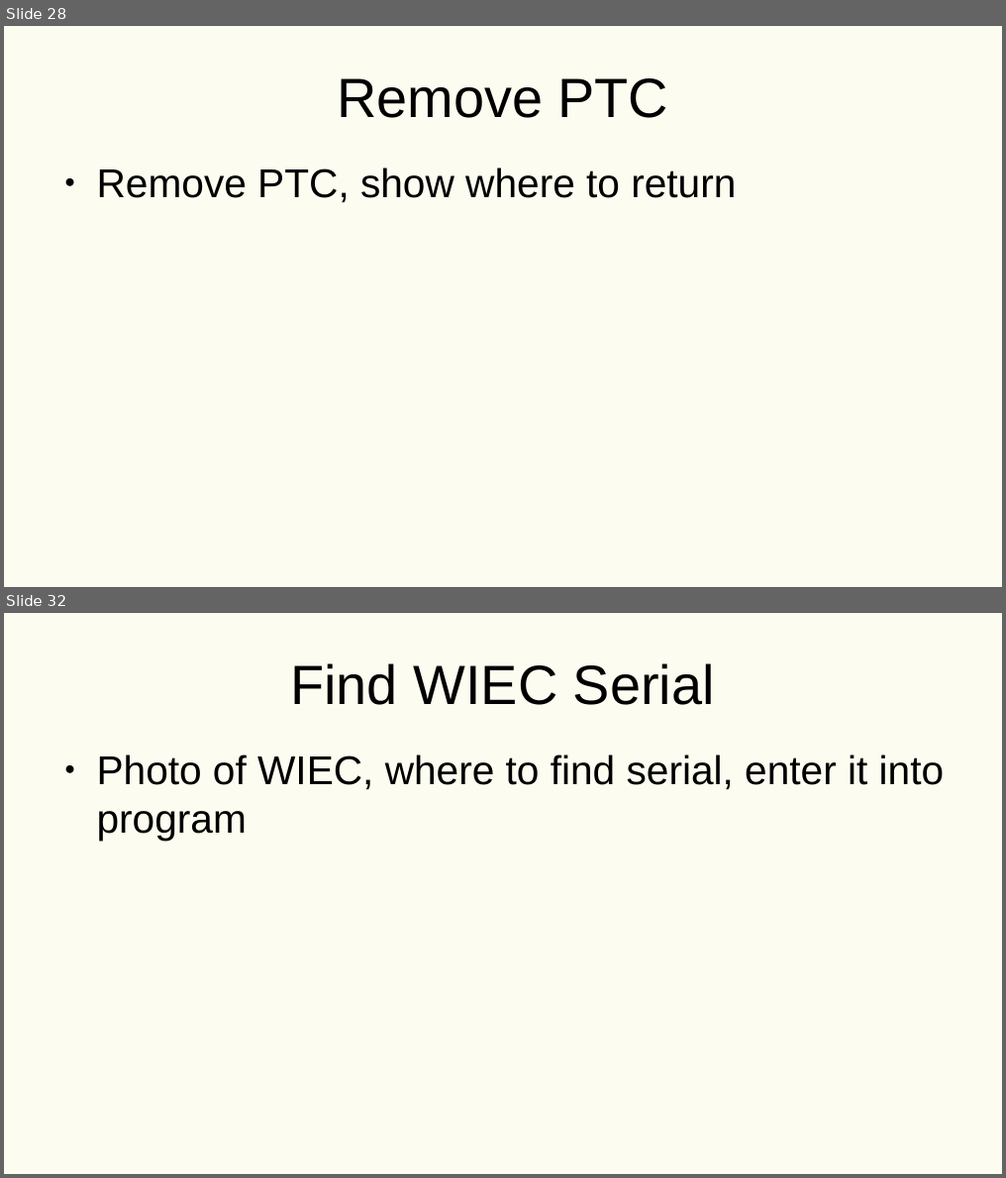
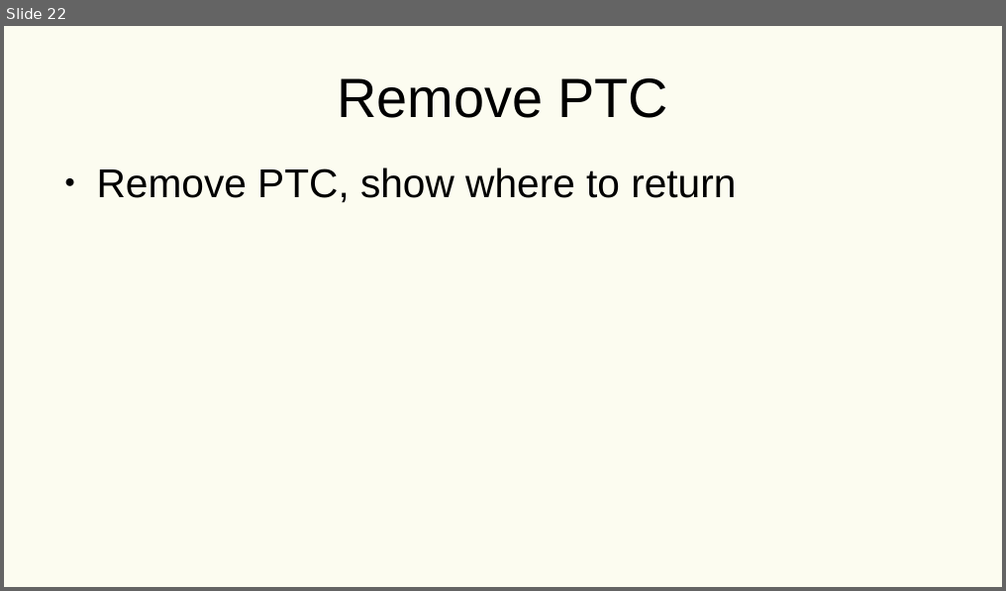
Before and after one commit to KyraDugan/DUNE_HV_Crate_Testing, a slide deck: WIEC_Component/Hardware_Instructions.odp. Shown one above the other, each under a label of ours: slides 28 and 32 before the commit, slide 22 after it; the slides between them are not shown. The pictures are 1006x1178 and 1006x591 pixels, drawn with LibreOffice and Linux fonts; fonts in the diff are those of the drawing. Boxes give left, top, right and bottom in pixels: in the first picture for what was removed or moved away, otherwise in the second. Text is boxed around its words. In the diff, an @@ line names an element or a change of style, - is before the commit and + after.

```diff
--- a/WIEC_Component/Hardware_Instructions.odp
+++ b/WIEC_Component/Hardware_Instructions.odp
@@ slide 32 removed at bbox=[4, 613, 1002, 1174], background #FCFCF0 @@
@@ title removed at bbox=[290, 663, 715, 705] @@
-Find WIEC Serial
@@ text removed at bbox=[97, 755, 944, 840] @@
-● Photo of WIEC, where to find serial, enter it into program
@@ what was slide 28 is now slide 22 @@
```
Also in this commit, not shown: 3 slides changed, 2 slides added, 6 other slides removed, 37 other files.
